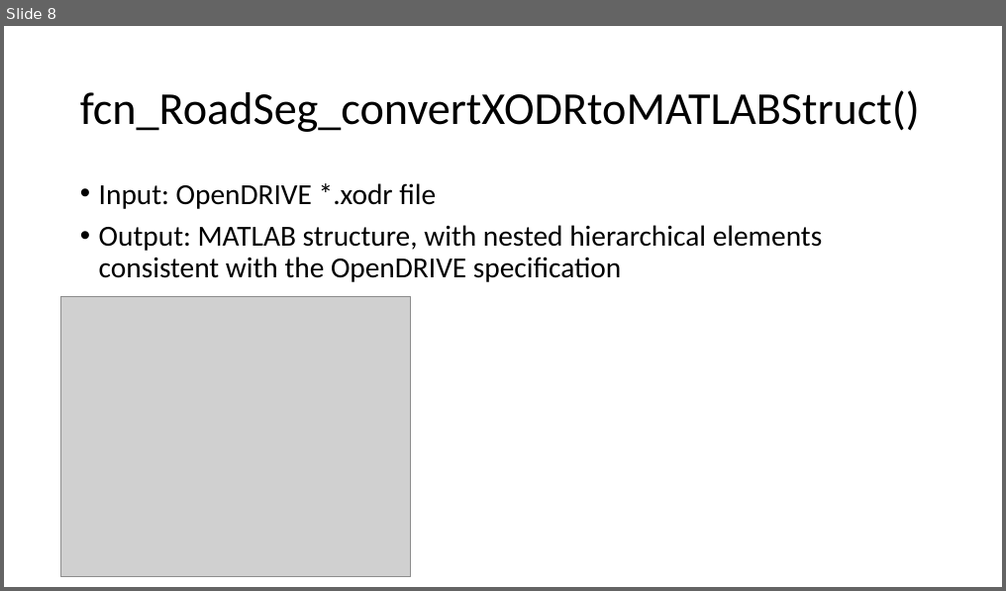
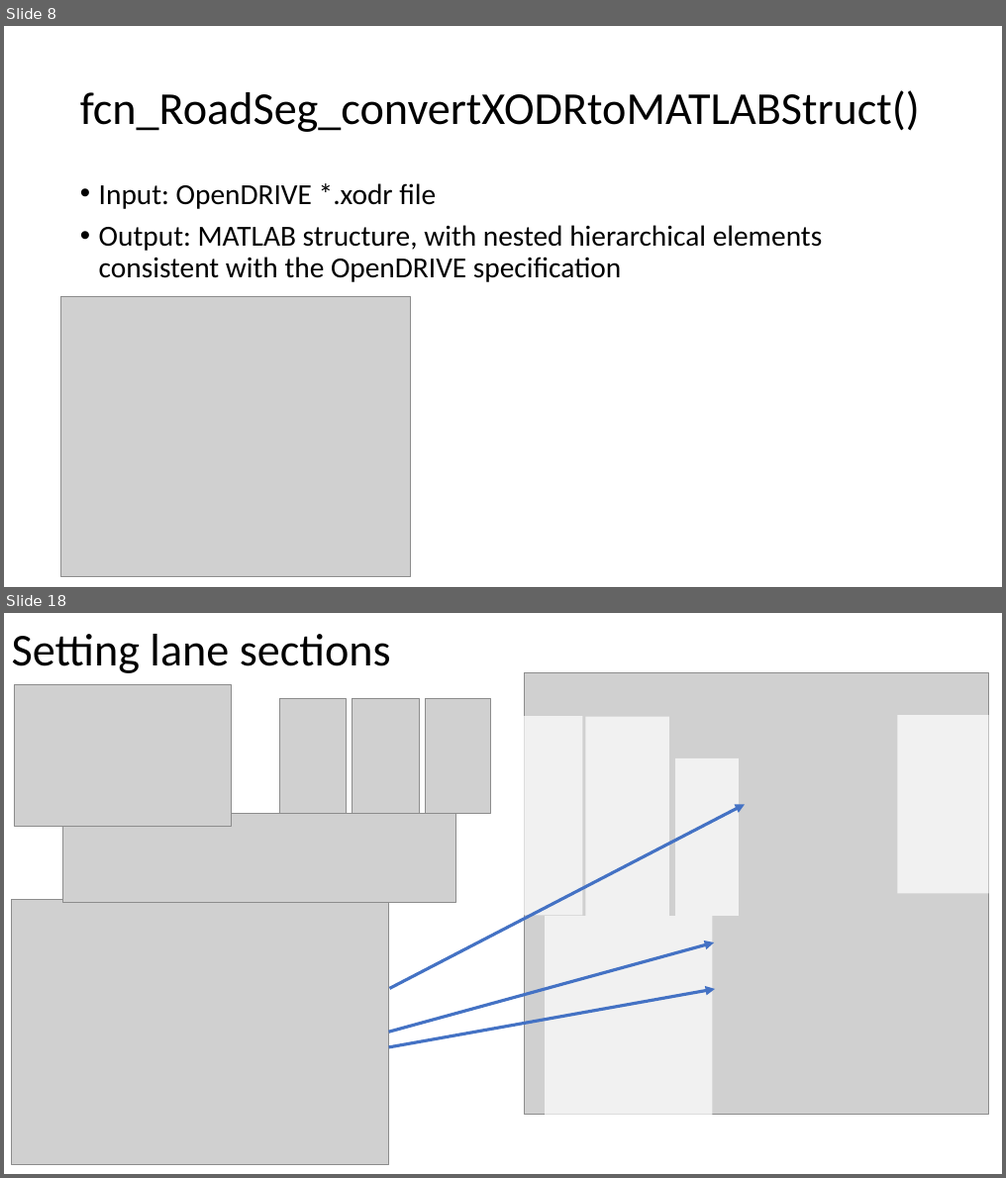
Before and after one commit to ivsg-psu/PathPlanning_MapTools_ParseXODR, a slide deck: Documents/OpenDRIVE-MATLAB.pptx. Shown one above the other, each under a label of ours: slide 8 before the commit, slides 8 and 18 after it; the slides between them are not shown. The pictures are 1006x591 and 1006x1178 pixels, drawn with LibreOffice and Linux fonts; fonts in the diff are those of the drawing; grey boxes stand for pictures. Boxes give left, top, right and bottom in pixels: in the first picture for what was removed or moved away, otherwise in the second. Text is boxed around its words. In the diff, an @@ line names an element or a change of style, - is before the commit and + after.

```diff
--- a/Documents/OpenDRIVE-MATLAB.pptx
+++ b/Documents/OpenDRIVE-MATLAB.pptx
@@ slide 18 added at <box>4,613,1002,1174</box>, background #FFFFFF @@
@@ title added at <box>12,634,391,673</box>, 44 pt, text #000000 @@
+Setting lane sections
@@ picture added at <box>14,685,231,827</box> @@
@@ picture added at <box>279,699,347,815</box> @@
@@ picture added at <box>352,698,420,814</box> @@
@@ picture added at <box>426,698,491,814</box> @@
@@ picture added at <box>525,672,989,1115</box> @@
@@ rectangle added at <box>520,716,583,916</box>, fill #FFFFFF at 71% opacity @@
@@ rectangle added at <box>586,716,669,916</box>, fill #FFFFFF at 71% opacity @@
@@ rectangle added at <box>898,716,989,894</box>, fill #FFFFFF at 71% opacity @@
@@ rectangle added at <box>675,759,740,916</box>, fill #FFFFFF at 71% opacity @@
@@ picture added at <box>62,814,456,902</box> @@
@@ arrow added from (389, 989) to (746, 805), #4472C4 3 pt @@
@@ picture added at <box>12,900,389,1164</box> @@
@@ rectangle added at <box>545,916,712,1152</box>, fill #FFFFFF at 71% opacity @@
@@ arrow added from (389, 1032) to (715, 943), #4472C4 3 pt @@
@@ arrow added from (389, 1048) to (715, 989), #4472C4 3 pt @@
```
Also in this commit, not shown: 1 slide changed, 10 other slides added, 5 other files.
